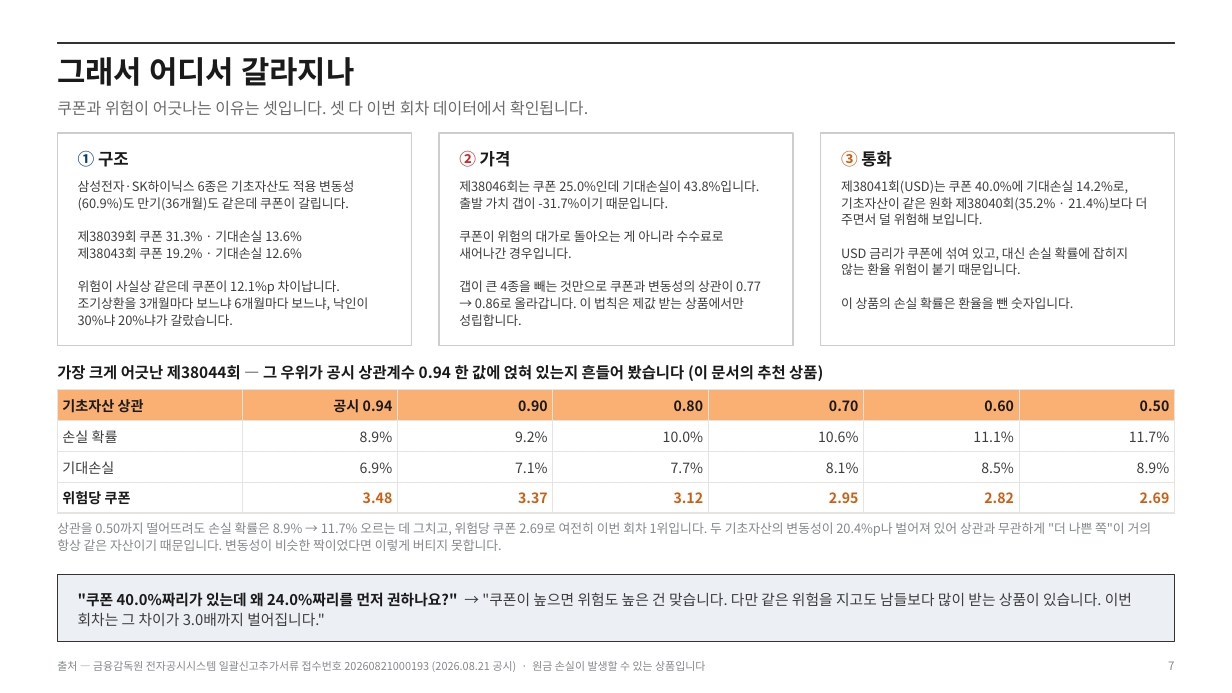
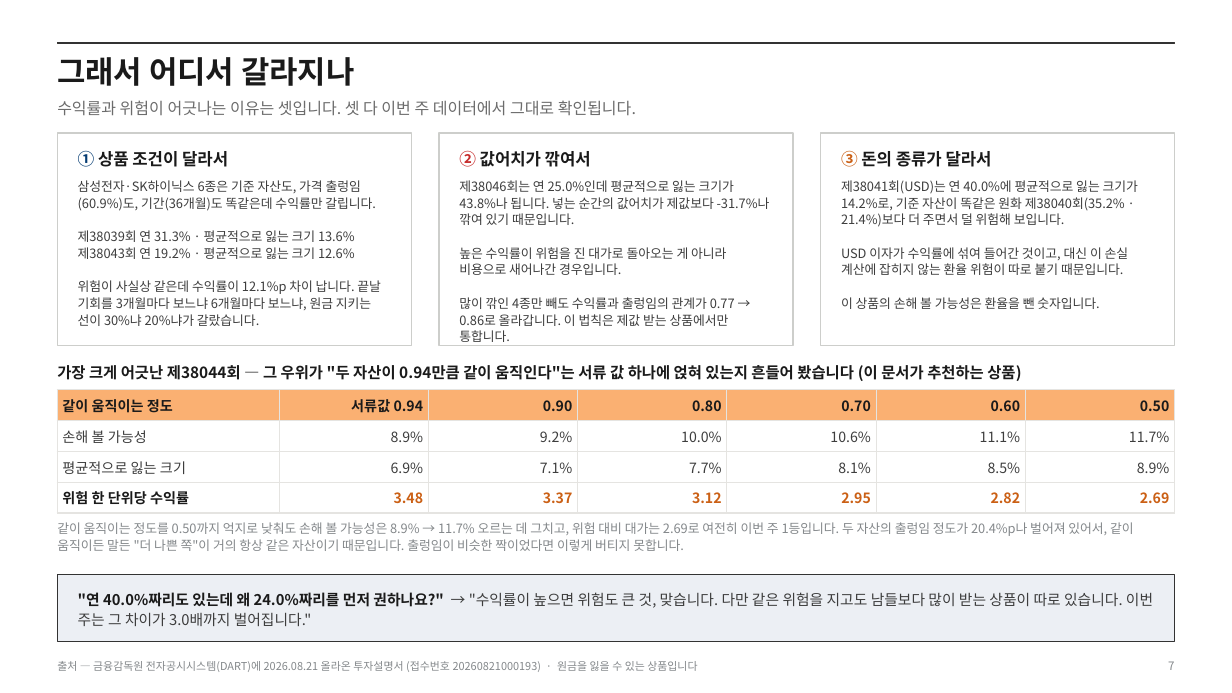
Before and after one commit to hanaroline/work_1, a slide deck: slide 7 of els-proposal.pptx. Drawn at 1232x693 pixels with LibreOffice and Linux fonts; fonts in the diff are those of the drawing. Boxes give left, top, right and bottom in pixels: in the first picture for what was removed or moved away, otherwise in the second. Text is boxed around its words. In the diff, an @@ line names an element or a change of style, - is before the commit and + after.

```diff
--- a/els-proposal.pptx
+++ b/els-proposal.pptx
@@ text at [57,100,636,115]: text changed @@
-쿠폰과 위험이 어긋나는 이유는 셋입니다. 셋 다 이번 회차 데이터에서 확인됩니다.
+수익률과 위험이 어긋나는 이유는 셋입니다. 셋 다 이번 주 데이터에서 그대로 확인됩니다.
@@ text at [78,150,228,167]: text changed @@
-① 구조
+① 상품 조건이 달라서
@@ text at [459,150,591,167]: text changed @@
-② 가격
+② 값어치가 깎여서
@@ text at [841,150,992,167]: text changed @@
-③ 통화
+③ 돈의 종류가 달라서
@@ text at [78,180,381,326]: text changed @@
-삼성전자·SK하이닉스 6종은 기초자산도 적용 변동성(60.9%)도 만기(36개월)도 같은데 쿠폰이 갈립니다.
-제38039회 쿠폰 31.3% · 기대손실 13.6%
-제38043회 쿠폰 19.2% · 기대손실 12.6%
-위험이 사실상 같은데 쿠폰이 12.1%p 차이납니다. 조기상환을 3개월마다 보느냐 6개월마다 보느냐, 낙인이 30%냐 20%냐가 갈랐습니다.
+삼성전자·SK하이닉스 6종은 기준 자산도, 가격 출렁임(60.9%)도, 기간(36개월)도 똑같은데 수익률만 갈립니다.
+제38039회 연 31.3% · 평균적으로 잃는 크기 13.6%
+제38043회 연 19.2% · 평균적으로 잃는 크기 12.6%
+위험이 사실상 같은데 수익률이 12.1%p 차이 납니다. 끝날 기회를 3개월마다 보느냐 6개월마다 보느냐, 원금 지키는 선이 30%냐 20%냐가 갈랐습니다.
@@ text at [459,180,770,346]: text changed @@
-제38046회는 쿠폰 25.0%인데 기대손실이 43.8%입니다. 출발 가치 갭이 -31.7%이기 때문입니다.
-쿠폰이 위험의 대가로 돌아오는 게 아니라 수수료로 새어나간 경우입니다.
-갭이 큰 4종을 빼는 것만으로 쿠폰과 변동성의 상관이 0.77 → 0.86로 올라갑니다. 이 법칙은 제값 받는 상품에서만 성립합니다.
+제38046회는 연 25.0%인데 평균적으로 잃는 크기가 43.8%나 됩니다. 넣는 순간의 값어치가 제값보다 -31.7%나 깎여 있기 때문입니다.
+높은 수익률이 위험을 진 대가로 돌아오는 게 아니라 비용으로 새어나간 경우입니다.
+많이 깎인 4종만 빼도 수익률과 출렁임의 관계가 0.77 → 0.86로 올라갑니다. 이 법칙은 제값 받는 상품에서만 통합니다.
@@ text at [841,180,1138,309]: text changed @@
-제38041회(USD)는 쿠폰 40.0%에 기대손실 14.2%로, 기초자산이 같은 원화 제38040회(35.2% · 21.4%)보다 더 주면서 덜 위험해 보입니다.
-USD 금리가 쿠폰에 섞여 있고, 대신 손실 확률에 잡히지 않는 환율 위험이 붙기 때문입니다.
-이 상품의 손실 확률은 환율을 뺀 숫자입니다.
+제38041회(USD)는 연 40.0%에 평균적으로 잃는 크기가 14.2%로, 기준 자산이 똑같은 원화 제38040회(35.2% · 21.4%)보다 더 주면서 덜 위험해 보입니다.
+USD 이자가 수익률에 섞여 들어간 것이고, 대신 이 손실 계산에 잡히지 않는 환율 위험이 따로 붙기 때문입니다.
+이 상품의 손해 볼 가능성은 환율을 뺀 숫자입니다.
@@ text at [57,365,1021,381]: text changed @@
-가장 크게 어긋난 제38044회 — 그 우위가 공시 상관계수 0.94 한 값에 얹혀 있는지 흔들어 봤습니다 (이 문서의 추천 상품)
+가장 크게 어긋난 제38044회 — 그 우위가 "두 자산이 0.94만큼 같이 움직인다"는 서류 값 하나에 얹혀 있는지 흔들어 봤습니다 (이 문서가 추천하는 상품)
@@ table at [57,390,1177,509] @@
-row 1, column 1: 기초자산 상관
+row 1, column 1: 같이 움직이는 정도
-row 1, column 2: 공시 0.94
+row 1, column 2: 서류값 0.94
-row 2, column 1: 손실 확률
+row 2, column 1: 손해 볼 가능성
-row 3, column 1: 기대손실
+row 3, column 1: 평균적으로 잃는 크기
-row 4, column 1: 위험당 쿠폰
+row 4, column 1: 위험 한 단위당 수익률
@@ text at [57,522,1134,551]: text changed @@
-상관을 0.50까지 떨어뜨려도 손실 확률은 8.9% → 11.7% 오르는 데 그치고, 위험당 쿠폰 2.69로 여전히 이번 회차 1위입니다. 두 기초자산의 변동성이 20.4%p나 벌어져 있어 상관과 무관하게 "더 나쁜 쪽"이 거의 항상 같은 자산이기 때문입니다. 변동성이 비슷한 짝이었다면 이렇게 버티지 못합니다.
+같이 움직이는 정도를 0.50까지 억지로 낮춰도 손해 볼 가능성은 8.9% → 11.7% 오르는 데 그치고, 위험 대비 대가는 2.69로 여전히 이번 주 1등입니다. 두 자산의 출렁임 정도가 20.4%p나 벌어져 있어서, 같이 움직이든 말든 "더 나쁜 쪽"이 거의 항상 같은 자산이기 때문입니다. 출렁임이 비슷한 짝이었다면 이렇게 버티지 못합니다.
@@ text at [78,592,1153,626]: text changed @@
-"쿠폰 40.0%짜리가 있는데 왜 24.0%짜리를 먼저 권하나요?" → "쿠폰이 높으면 위험도 높은 건 맞습니다. 다만 같은 위험을 지고도 남들보다 많이 받는 상품이 있습니다. 이번 회차는 그 차이가 3.0배까지 벌어집니다."
+"연 40.0%짜리도 있는데 왜 24.0%짜리를 먼저 권하나요?" → "수익률이 높으면 위험도 큰 것, 맞습니다. 다만 같은 위험을 지고도 남들보다 많이 받는 상품이 따로 있습니다. 이번 주는 그 차이가 3.0배까지 벌어집니다."
@@ text at [57,661,697,672]: text changed @@
-출처 — 금융감독원 전자공시시스템 일괄신고추가서류 접수번호 20260821000193 (2026.08.21 공시) · 원금 손실이 발생할 수 있는 상품입니다
+출처 — 금융감독원 전자공시시스템(DART)에 2026.08.21 올라온 투자설명서 (접수번호 20260821000193) · 원금을 잃을 수 있는 상품입니다
```
Also in this commit, not shown: 13 other slides changed, 1 slide added, 5 other files.
